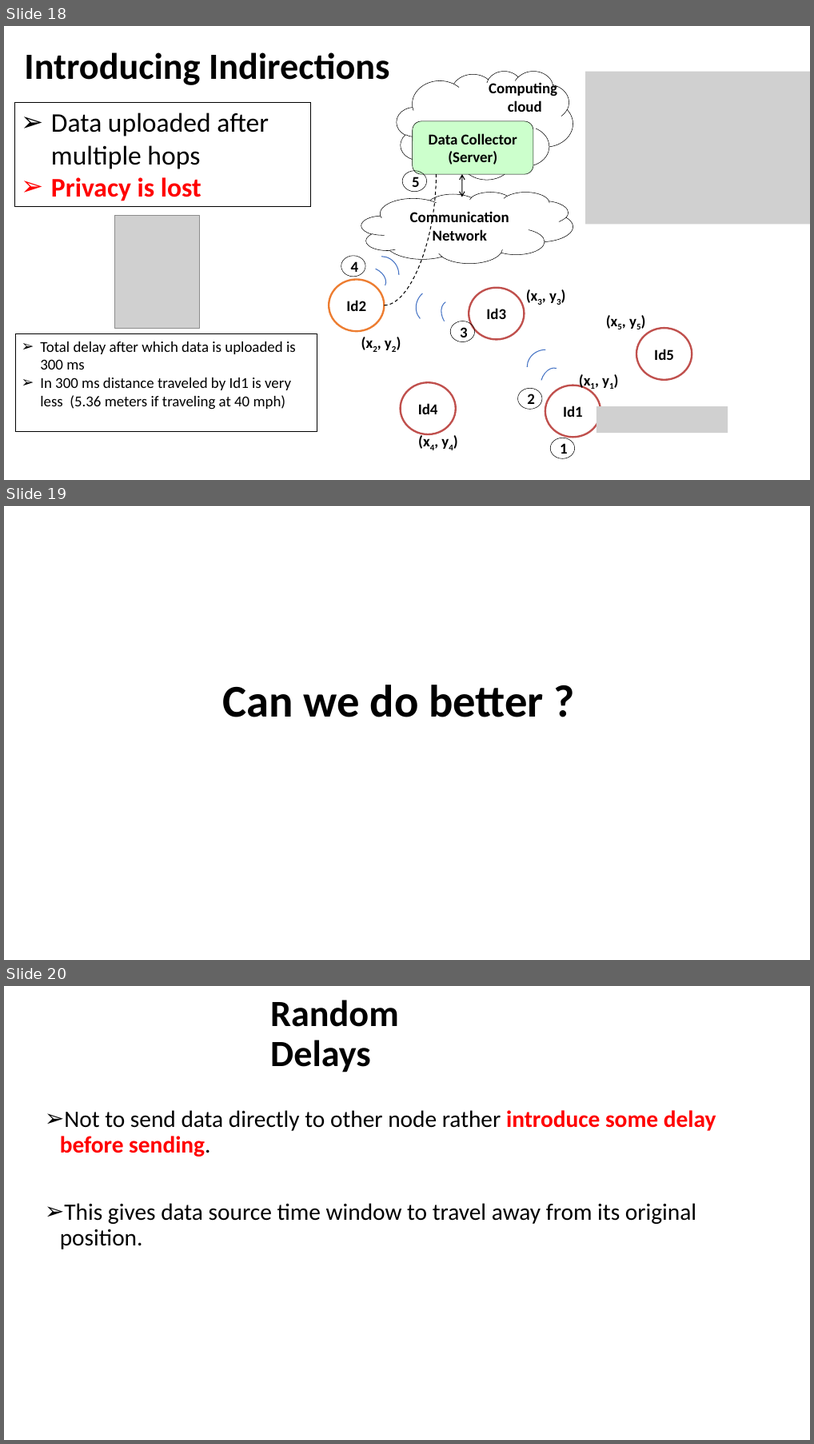
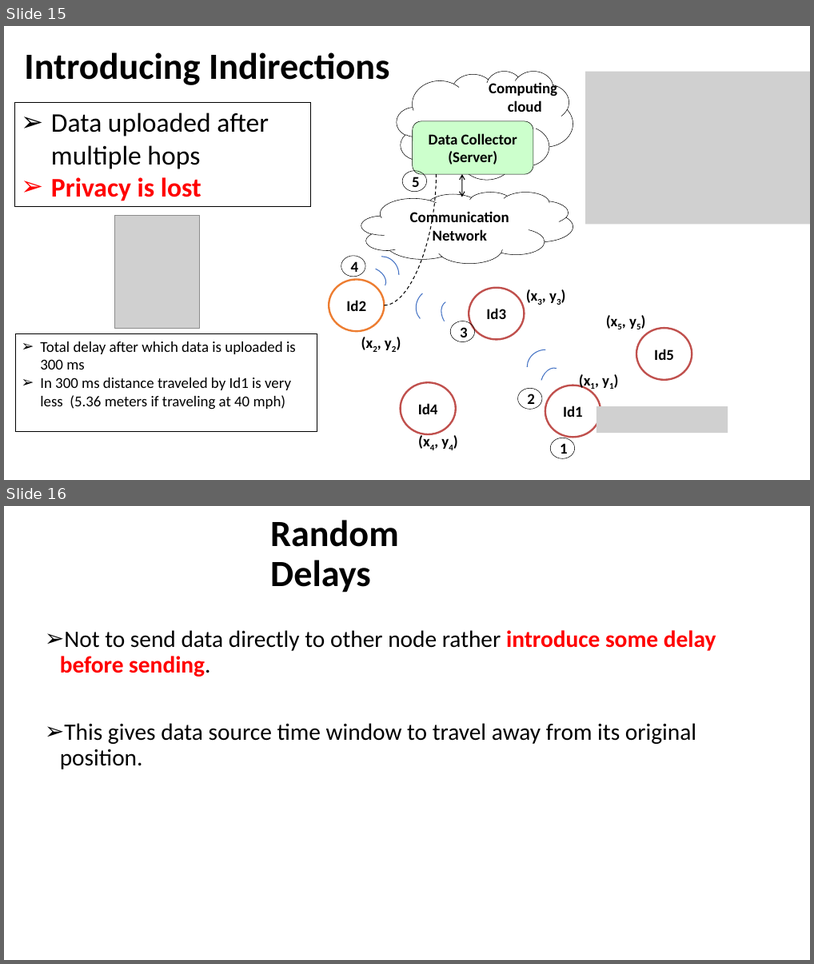
Before and after one commit to anuj-dimri25/Random-Delay-and-Indirections, a slide deck: anuj_nrel.pptx. Shown one above the other, each under a label of ours: slides 18, 19 and 20 before the commit, slides 15 and 16 after it. The pictures are 814x1444 and 814x964 pixels, drawn with LibreOffice and Linux fonts; fonts in the diff are those of the drawing; grey boxes stand for pictures. Boxes give left, top, right and bottom in pixels: in the first picture for what was removed or moved away, otherwise in the second. Text is boxed around its words. In the diff, an @@ line names an element or a change of style, - is before the commit and + after.

```diff
--- a/anuj_nrel.pptx
+++ b/anuj_nrel.pptx
@@ slide 19 removed at [4, 506, 810, 960], background #FFFFFF @@
@@ title removed at [222, 684, 544, 717] @@
-Can we do better ?
@@ what was slide 18 is now slide 15 @@
@@ what was slide 20 is now slide 16 @@
```
Also in this commit, not shown: 3 slides changed, 1 slide added, 5 other slides removed.
